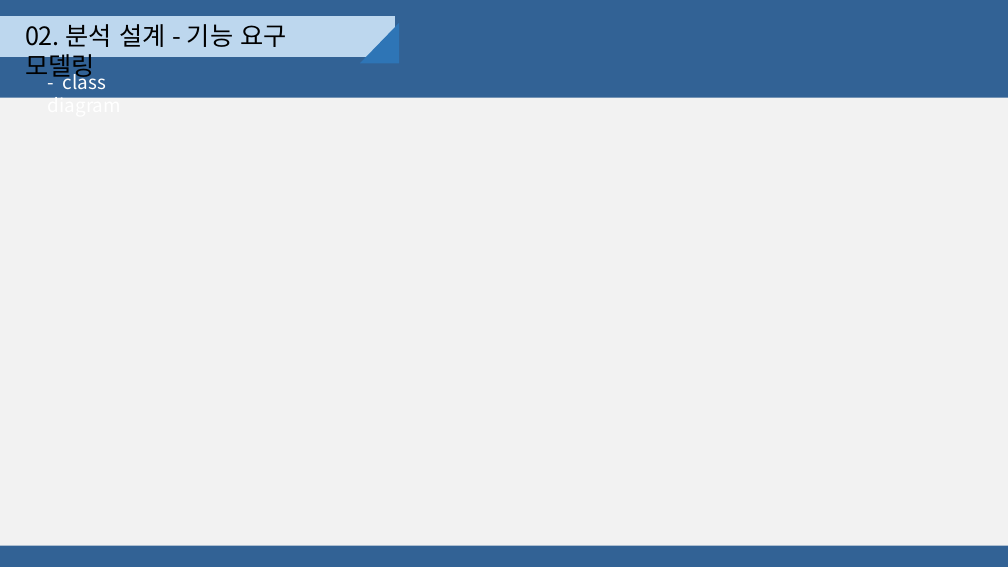
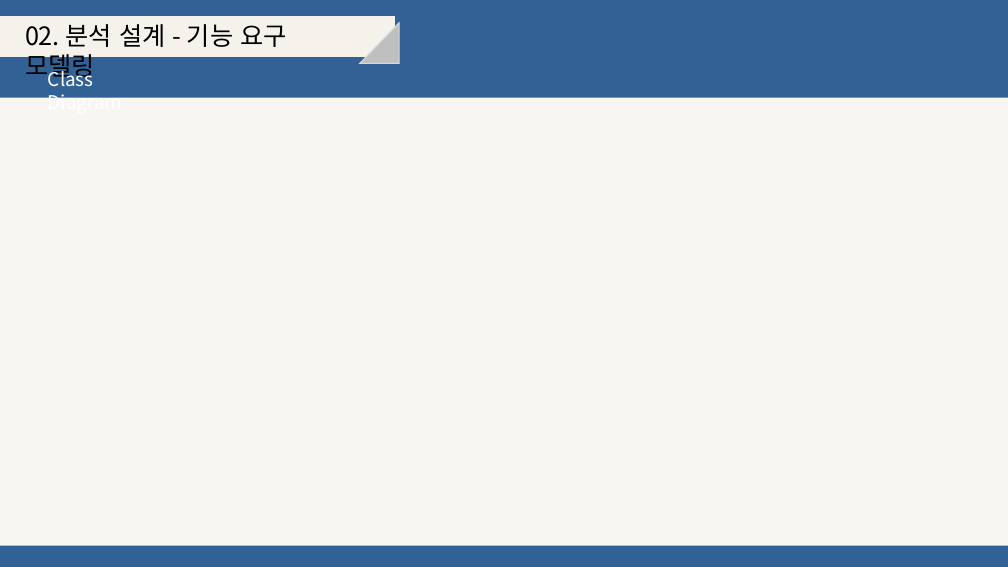
Before and after one commit to djyoon956/OWL_Refactoring, a slide deck: slide 14 of 4조/발표영상 및 PPT/OWL.pptx (slide 16 before the commit). Drawn at 1008x567 pixels with LibreOffice and Linux fonts; fonts in the diff are those of the drawing. Boxes give left, top, right and bottom in pixels: in the first picture for what was removed or moved away, otherwise in the second. Text is boxed around its words. In the diff, an @@ line names an element or a change of style, - is before the commit and + after.

```diff
--- a/4조/발표영상 및 PPT/OWL.pptx
+++ b/4조/발표영상 및 PPT/OWL.pptx
@@ rectangle at bbox=[0, 17, 394, 57]: fill #BDD7EE to #F5F1EB; outline #BDD7EE 1 pt to #F5F1EB 1 pt @@
@@ right triangle at bbox=[360, 23, 399, 64]: fill #2E75B6 to #BFBFBF; outline none to #D9D9D9 1 pt @@
@@ text at bbox=[48, 67, 122, 98]: text changed @@
-- class diagram
+Class Diagram
@@ rectangle at bbox=[0, 98, 1008, 546]: fill #F2F2F2 to #F8F6F2 @@
```
Also in this commit, not shown: 16 other slides changed, 4 slides added, 2 slides removed, 2 other files.
